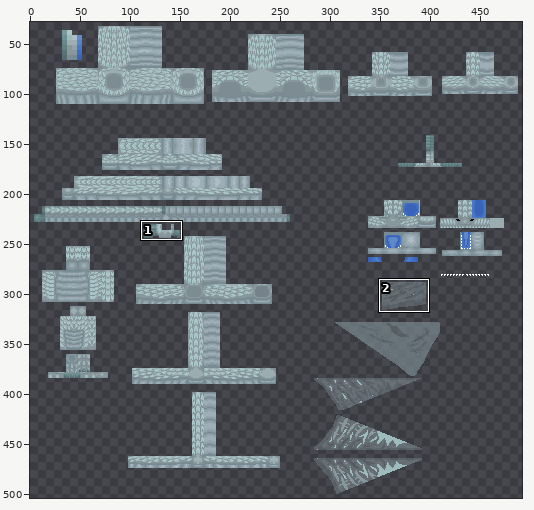
A sprite sheet gets an edit: waterdragon/textures/pure_water_dragon/waterdragon_pure_water_dragon.png. The first picture is a wide view before the edit; the outline marks the close-up.
Close-up. Earlier state:
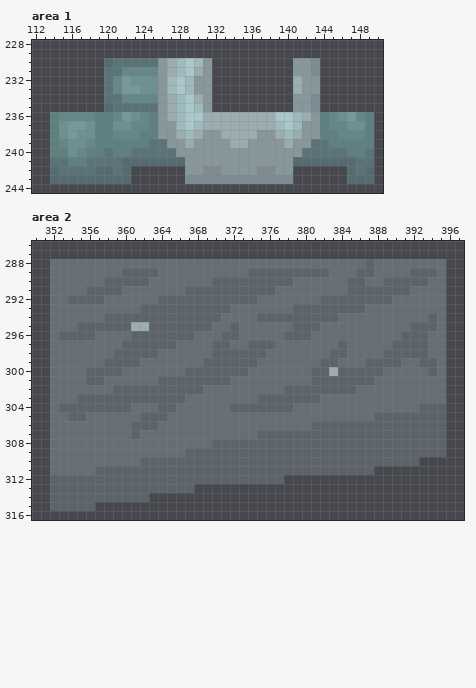
The file is 512x512 pixels. Colours within 5 levels of each other are drawn and written as one. Shown: area 1: x 112..150, y 228..244; area 2: x 350..397, y 286..316. The wide view leaves out empty margins. The commit also changed other parts of the picture, which this record leaves out.
New version:
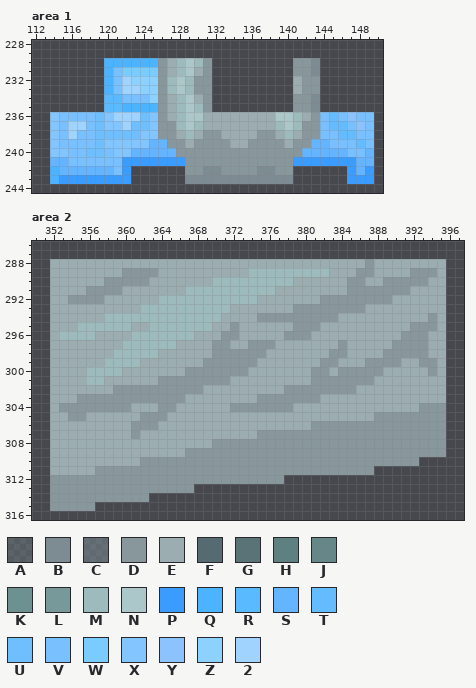
Palette (. is transparent): A #7d8c9168  B #7d8b92  C #7e8c9392  D #87979c  E #9badb0  F #556b71  G #597377  H #5f8080  J #658787  K #6d9191  L #779999  M #9dbabc  N #acc7c9  P #3a9cff  Q #4bb3ff  R #5abaff  S #64b4ff  T #64bcff  U #6fbfff  V #78c0ff  W #7accff  X #83c5ff  Y #8cc3ff  Z #8dd1ff  2 #a0d4ff
The exact change:
--- area 1
@@ x 112..150 @@
 229 .......................................
-230 ........FGGGGGDEMNMD.........DDB.......
-231 ........GGJJJJDEMNED.........DDB.......
-232 ........GJLKKKDMNMDD.........EDD.......
-233 ........GJLLKKDMNMDD.........EDD.......
-234 ........GGJJJJDEMNED.........DDB.......
-235 ........FGGGGGDEMNMD.........DDB.......
-236 ..HJJJJHHJLKJHDEMNNEEEEEEEENNMEDHJKLJH.
-237 ..HKLLKHHKKJJHDDMNMEEEEEEEEMNMDDHJJKKH.
-238 ..HKLKKHHJJJHHDDEMEDDEEEEDDEMEDDHHJJJH.
-239 ..HJKKJHHHHHHGGDDEDDDDEEDDDDEDDGGHHHHH.
-240 ..HHKJHHGHHGGGGGDDDDDDDDDDDDDDGGGGGHHG.
-241 ..GGHHGGGGFFFFFFFDDDDDDDDDDDDFFFFFFFGG.
-242 ..FGGGGFFGF......DDBBDDDDBBDD......FGF.
-243 ..FFFFFFFFF......BBBBBBBBBBBB......FFF.
+230 ........QQQQQQDEMNMD.........DDB.......
+231 ........QVWWWWDEMNED.........DDB.......
+232 ........QV2ZZZDMNMDD.........EDD.......
+233 ........QV22ZZDMNMDD.........EDD.......
+234 ........RRVVVZDEMNED.........DDB.......
+235 ........RRQQQQDEMNMD.........DDB.......
+236 ..XVVVVUX222UXDEMNNEEEEEEEENNMEDVTVYVV.
+237 ..XV22VUXX2UUXDDMNMEEEEEEEEMNMDDVTTVYV.
+238 ..XV2VVUUUUUXXDDEMEDDEEEEDDEMEDDVVTTVV.
+239 ..XVVVVUXXXXXSSDDEDDDDEEDDDDEDDSSVVVTV.
+240 ..XXVVUUVXXSSSSSDDDDDDDDDDDDDDSSSSSVVS.
+241 ..SSVVVVVVPPPPPPPDDDDDDDDDDDDPPPPPPPSS.
+242 ..QSSSSSSVP......DDBBDDDDBBDD......PSP.
+243 ..QPPPPPPPP......BBBBBBBBBBBB......PPP.
 244 .......................................
--- area 2
@@ x 350..397 @@
 287 ................................................
-288 ..CCCCCCCCCCCCCCCCCCCCCCCCCCCCCCCCCCCACCCCCCCC..
-289 ..CCCCCCCCAAAACCCCCCCCCCAAAAAAAAACCCAACCCCAAAC..
-290 ..CCCCCCAAAAACCCCCCCAAAAAAAAACCCCCCAACCAAAAACC..
-291 ..CCCCAAAACCCCCCCAAAAAAAAAACCCCCCCCAAAAAAACCCC..
-292 ..CCAAAACCCCCCAAAAAAAAAAACCCCCCCAAAAAAAACCCCCC..
-293 ..CCCCCCCCCCAAAAAAAAAACCCCCCCAAAAAAAACCCCCCCCC..
-294 ..CCCCCCAAAAAAAAAAAAACCCCAAAAAAAAACCCCCCCCCCAC..
-295 ..CCCAAAAAAEEAAAAAAACCACCCCCCAAACCCCCCCCCCAAAC..
-296 ..CAAAACCCCAAAAAAACCCAACCCCCAAACCCCCCCCCCAAACC..
-297 ..CCCCCCCCAAAAAACCCCAACCAAACCCCCCCACCCCCAAAACC..
-298 ..CCCCCCCAAAAACCCCCCAAAAAACCCCCCCAACCCCAAAAACC..
-299 ..CCCCCCAAAACCCCCCCAAAAAACCCCCCCAACCCAAAACCAAC..
-300 ..CCCCAAAACCCCCCCAAAAAAACCCCCCCAAEAAAAACCCCCAC..
-301 ..CCCCAACCCCCCAAAAAAAACCCCCCCCCAAAAAAACCCCCCCC..
-302 ..CCCCCCCAAAAAAAAAACCCCCCCCCAAAAAAAACCCCCCCCCC..
-303 ..CCCAAAAAAAAAAAACCCCCCCCAAAAAAACCCCCCCCCCCCCC..
-304 ..CAAAAAAAACCCAACCCCCCAAAAAAACCCCCCCCCCCCCCAAA..
-305 ..CCAACCCCCCAAACCCCCCCCCCCCCCCCCCCCCCCAAAAAAAA..
-306 ..CCCCCCCCCAAACCCCCCCCCCCCCCCCCAAAAAAAAAAAAAAA..
-307 ..CCCCCCCCCACCCCCCCCCCCCCAAAAAAAAAAAAAAAAAAAAA..
-308 ..CCCCCCCCCCCCCCCCCCAAAAAAAAAAAAAAAAAAAAAAAAAA..
-309 ..CCCCCCCCCCCCCCCAAAAAAAAAAAAAAAAAAAAAAAAAAAAA..
-310 ..CCCCCCCCCCAAAAAAAAAAAAAAAAAAAAAAAAAAAAAAA.....
-311 ..CCCCCAAAAAAAAAAAAAAAAAAAAAAAAAAAAAAA..........
-312 ..AAAAAAAAAAAAAAAAAAAAAAAAAA....................
-313 ..AAAAAAAAAAAAAAAA..............................
-314 ..AAAAAAAAAAA...................................
-315 ..AAAAA.........................................
+288 ..EEEEEEEEEEEEEEEEEEEEEEEEEEEEEEEEEEEDEEEEEEEE..
+289 ..EEEEEEEEDDDDEEEEEEEEEEMMMMMMMMMEEEDDEEEEDDDE..
+290 ..EEEEEEDDDDDEEEEEEEMMMMMMMMMEEEEEEDDEEDDDDDEE..
+291 ..EEEEDDDDEEEEEEEMMMMMMMMMMEEEEEEEEDDDDDDDEEEE..
+292 ..EEDDDDEEEEEEMMMMMMMMMMMEEEEEEEDDDDDDDDEEEEEE..
+293 ..EEEEEEEEEEMMMMMMMMMMEEEEEEEDDDDDDDDEEEEEEEEE..
+294 ..EEEEEEMMMMMMMMMMMMMEEEEDDDDDDDDDEEEEEEEEEEDE..
+295 ..EEEMMMMMMEEMMMMMMMEEDEEEEEEDDDEEEEEEEEEEDDDE..
+296 ..EMMMMEEEEMMMMMMMEEEDDEEEEEDDDEEEEEEEEEEDDDEE..
+297 ..EEEEEEEEMMMMMMEEEEDDEEDDDEEEEEEEDEEEEEDDDDEE..
+298 ..EEEEEEEMMMMMEEEEEEDDDDDDEEEEEEEDDEEEEDDDDDEE..
+299 ..EEEEEEMMMMEEEEEEEDDDDDDEEEEEEEDDEEEDDDDEEDDE..
+300 ..EEEEMMMMEEEEEEEDDDDDDDEEEEEEEDDEDDDDDEEEEEDE..
+301 ..EEEEMMEEEEEEDDDDDDDDEEEEEEEEEDDDDDDDEEEEEEEE..
+302 ..EEEEEEEDDDDDDDDDDEEEEEEEEEDDDDDDDDEEEEEEEEEE..
+303 ..EEEDDDDDDDDDDDDEEEEEEEEDDDDDDDEEEEEEEEEEEEEE..
+304 ..EDDDDDDDDEEEDDEEEEEEDDDDDDDEEEEEEEEEEEEEEDDD..
+305 ..EEDDEEEEEEDDDEEEEEEEEEEEEEEEEEEEEEEEDDDDDDDD..
+306 ..EEEEEEEEEDDDEEEEEEEEEEEEEEEEEDDDDDDDDDDDDDDD..
+307 ..EEEEEEEEEDEEEEEEEEEEEEEDDDDDDDDDDDDDDDDDDDDD..
+308 ..EEEEEEEEEEEEEEEEEEDDDDDDDDDDDDDDDDDDDDDDDDDD..
+309 ..EEEEEEEEEEEEEEEDDDDDDDDDDDDDDDDDDDDDDDDDDDDD..
+310 ..EEEEEEEEEEDDDDDDDDDDDDDDDDDDDDDDDDDDDDDDD.....
+311 ..EEEEEDDDDDDDDDDDDDDDDDDDDDDDDDDDDDDD..........
+312 ..DDDDDDDDDDDDDDDDDDDDDDDDDD....................
+313 ..DDDDDDDDDDDDDDDD..............................
+314 ..DDDDDDDDDDD...................................
+315 ..DDDDD.........................................
 316 ................................................
Where, in picture pixels (left, top, right, bottom), the same in both close-ups:
changed: (50, 58, 185, 184)
changed: (293, 112, 374, 184)
changed: (50, 259, 446, 511)
